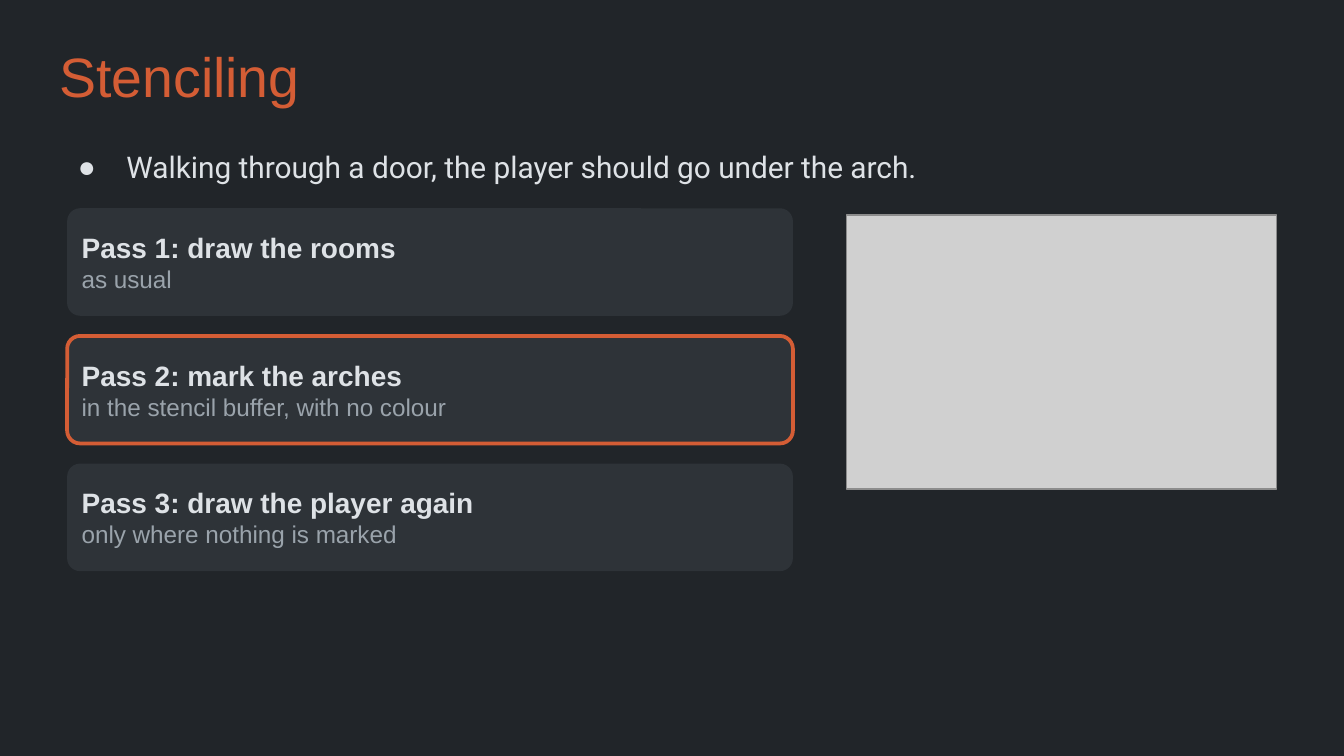
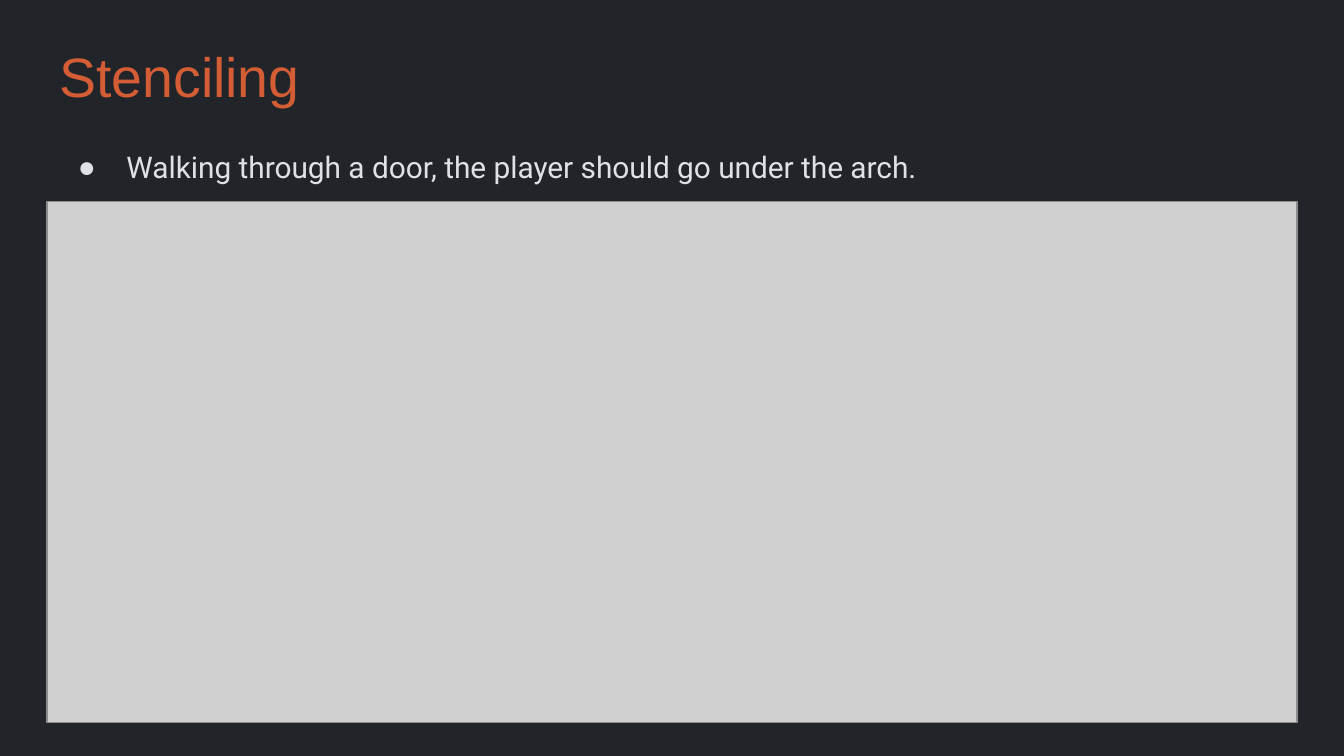
Before and after one commit to Metamate/gar, a slide deck: slide 36 of slides/07 The Legend of Zelda.pptx (slide 34 before the commit). Drawn at 1344x756 pixels with LibreOffice and Linux fonts; fonts in the diff are those of the drawing; grey boxes stand for pictures. Boxes give left, top, right and bottom in pixels: in the first picture for what was removed or moved away, otherwise in the second. Text is boxed around its words. In the diff, an @@ line names an element or a change of style, - is before the commit and + after.

```diff
--- a/slides/07 The Legend of Zelda.pptx
+++ b/slides/07 The Legend of Zelda.pptx
@@ picture added at (x1=47, y1=202, x2=1297, y2=723) @@
@@ rounded rectangle removed at (x1=67, y1=208, x2=793, y2=316) @@
-Pass 1: draw the rooms
-as usual
@@ picture removed at (x1=847, y1=215, x2=1277, y2=489) @@
@@ rounded rectangle removed at (x1=67, y1=336, x2=793, y2=444) @@
-Pass 2: mark the arches
-in the stencil buffer, with no colour
@@ rounded rectangle removed at (x1=67, y1=464, x2=793, y2=571) @@
-Pass 3: draw the player again
-only where nothing is marked
```
Also in this commit, not shown: 2 other slides changed, 2 slides added, 11 other files.
